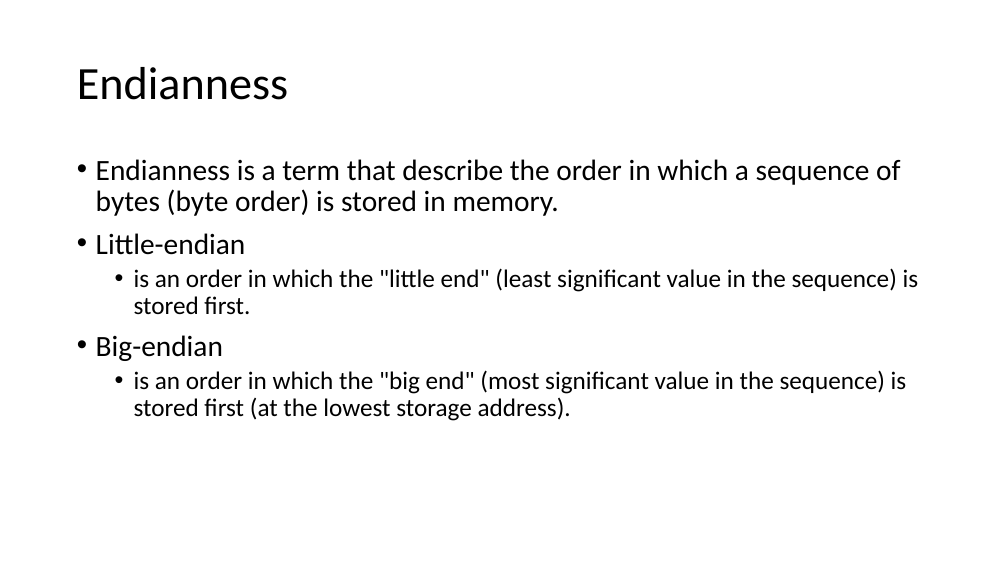
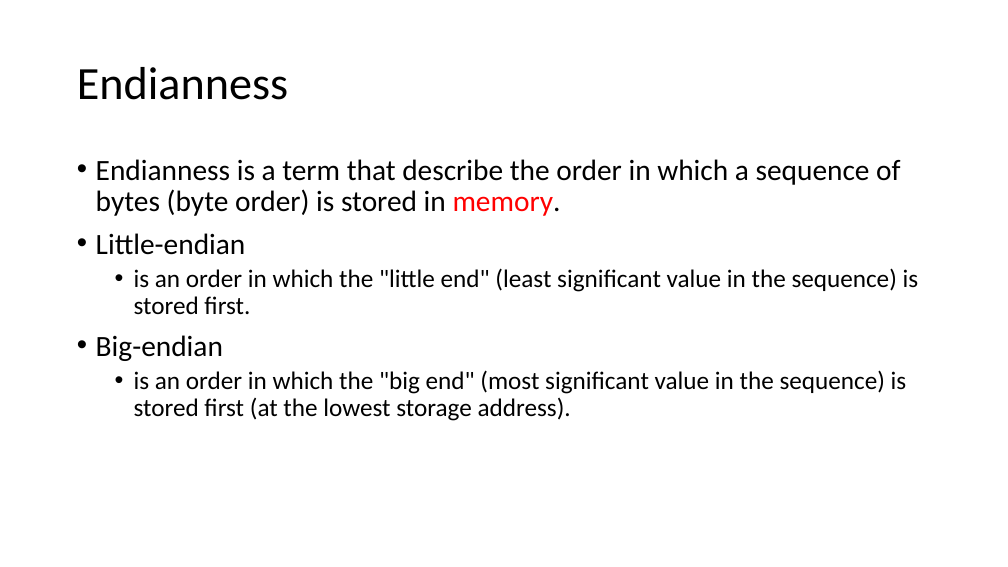
Before and after one commit to frankwxu/digital-forensics-lab, a slide deck: slide 38 of Basic_Computer_Skills_for_Forensics/0_Number_Systems.pptx. Drawn at 1008x567 pixels with LibreOffice and Linux fonts; fonts in the diff are those of the drawing; background and template pictures are left out. Boxes give left, top, right and bottom in pixels: in the first picture for what was removed or moved away, otherwise in the second. Text is boxed around its words. In the diff, an @@ line names an element or a change of style, - is before the commit and + after.

```diff
--- a/Basic_Computer_Skills_for_Forensics/0_Number_Systems.pptx
+++ b/Basic_Computer_Skills_for_Forensics/0_Number_Systems.pptx
@@ text at bbox=[96, 159, 900, 216]: text colour #000000 to #FF0000 in "memory." @@
```
Also in this commit, not shown: 7 other slides changed.
